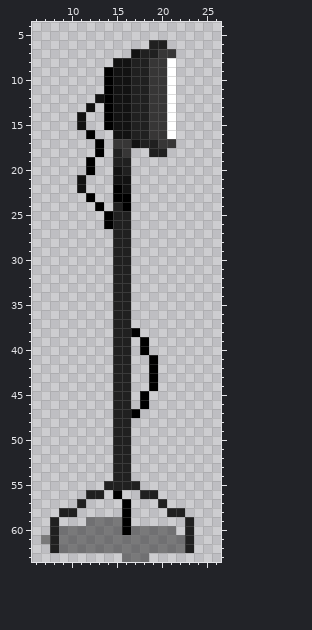
A pixel-art file gets an edit: losbehomemauuooooouuuu/Assets/arquivos originais/troca de fase/luz.ase. Above: the version before the commit.
32x64 pixels, 1 frame. Shown: x 6..26, y 4..63.
The result:
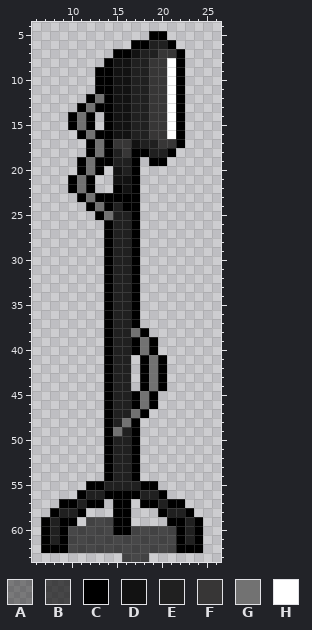
Palette (. is transparent): A #00000069  B #000000a7  C #000000  D #121212  E #202020  F #373636  G #727272  H #ffffff
Change:
layer "Group 1/Layer 4" opacity 41% added
layer "Group 1/Layer 2" added
layer "Group 1/Layer 5" added
layer "Flattened" added
layer "Layer 4" removed
layer "Layer 2" removed
Layer "Flattened":
y 5: x 19..20 .. -> CC
y 6: x 17..18 .. -> CC; x 21 . -> C
y 7: x 15..16 .. -> CC; x 22 . -> C
y 8: x 14 . -> C; x 22 . -> C
y 9..11: x 13 . -> C; x 22 . -> C
y 12: x 12..13 .D -> CG; x 22 . -> C
y 13: x 11..13 .D. -> CGC; x 22 . -> C
y 14..15: x 10..12 .D. -> CGC; x 22 . -> C
y 16: x 11..14 .C.. -> CGCC; x 22 . -> C
y 17: x 12..14 .C. -> CGC; x 22 . -> C
y 18: x 12..14 .C. -> CGC; x 17..18 .. -> CC; x 21 . -> C
y 19: x 11..14 .C.. -> CGCC; x 17 . -> C; x 19..20 .. -> CC
y 20: x 11..13 .C. -> CGC; x 17 . -> C
y 21..22: x 10..12 .D. -> CGC; x 17 . -> C
y 23: x 11..14 .C.. -> CGCC; x 17 . -> C
y 24: x 12..14 .C. -> CGC; x 17 . -> C
y 25: x 13..14 .C -> CG; x 17 . -> C
y 26: x 17 . -> C
y 27..37: x 14 . -> C; x 17 . -> C
y 38: x 14 . -> C; x 17..18 C. -> GC
y 39..40: x 14 . -> C; x 17..19 .C. -> CGC
y 41..44: x 14 . -> C; x 18..20 .C. -> CGC
y 45..46: x 14 . -> C; x 17..19 .C. -> CGC
y 47: x 14 . -> C; x 17..18 C. -> GC
y 48: x 14 . -> C; x 16..17 E. -> GC
y 49: x 14..15 .E -> CG; x 17 . -> C
y 50..54: x 14 . -> C; x 17 . -> C
y 55: x 12..13 .. -> CC; x 18..19 .. -> CC
y 56: x 11 . -> C; x 14 . -> C; x 16..17 .. -> CC; x 20 . -> C
y 57: x 9..10 .. -> CC; x 12..13 .. -> CC; x 15 . -> C; x 18..19 .. -> CC; x 21..22 .. -> CC
y 58: x 8 . -> C; x 11 . -> C; x 15 . -> C; x 20 . -> C; x 23 . -> C
y 59: x 7 . -> C; x 9..10 .. -> CC; x 12..15 AAAA -> BBBC; x 21..22 .. -> CC; x 24 . -> C
y 60: x 7 . -> C; x 9..15 AAAAAAA -> CBBBBBC; x 17..22 AAAAA. -> BBBBBC; x 24 . -> C
y 61: x 7 A -> C; x 9..22 AAAAAAAAAAAAAA -> CBBBBBBBBBBBBC; x 24 . -> C
y 62: x 7..24 .EAAAAAAAAAAAAAAE. -> CCCBBBBBBBBBBBBCCC
y 63: x 16..18 AAA -> BBB
Changed places in both pictures, as pixel boxes (x1, y1, x2, y2):
changed: (41, 31, 203, 562)
